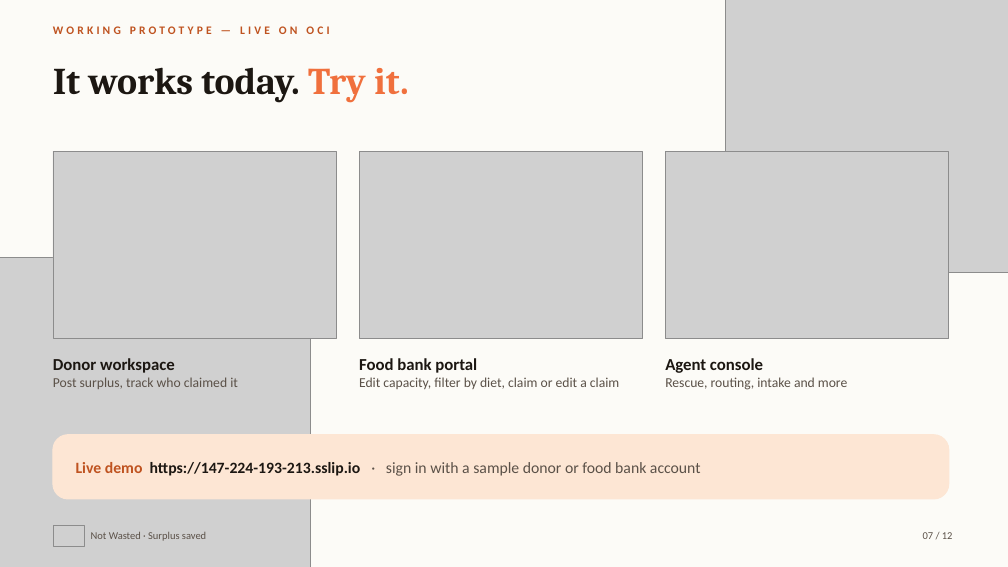
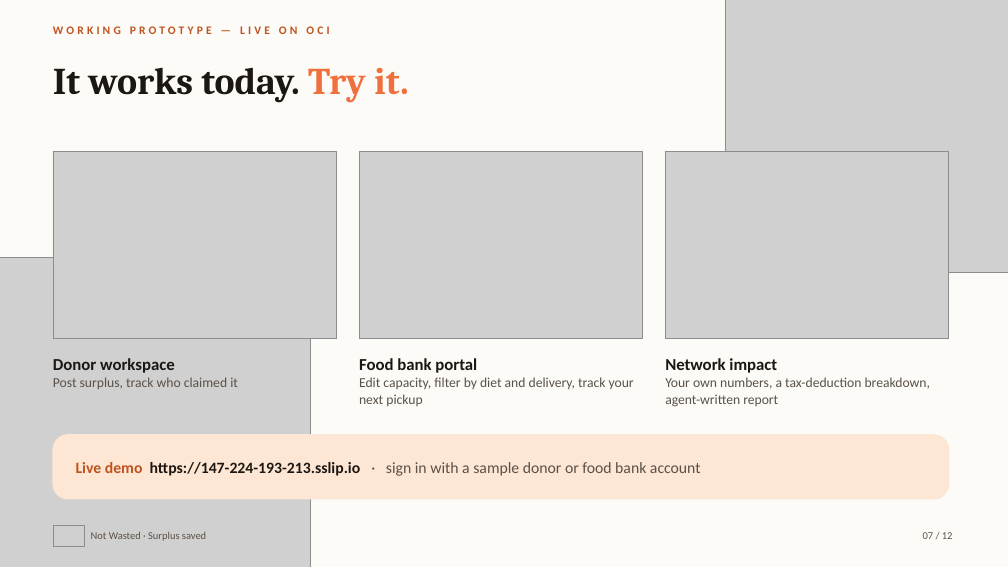
Before and after one commit to ShivanshShalabh/not-wasted, a slide deck: slide 7 of hackcathons/Not-Wasted-Pitch.pptx. Drawn at 1008x567 pixels with LibreOffice and Linux fonts; fonts in the diff are those of the drawing; grey boxes stand for pictures. Boxes give left, top, right and bottom in pixels: in the first picture for what was removed or moved away, otherwise in the second. Text is boxed around its words. In the diff, an @@ line names an element or a change of style, - is before the commit and + after.

```diff
--- a/hackcathons/Not-Wasted-Pitch.pptx
+++ b/hackcathons/Not-Wasted-Pitch.pptx
@@ text at box(665, 358, 930, 407): text changed @@
-Agent console
-Rescue, routing, intake and more
+Network impact
+Your own numbers, a tax-deduction breakdown, agent-written report
@@ text at box(359, 377, 634, 406): text changed @@
-Edit capacity, filter by diet, claim or edit a claim
+Edit capacity, filter by diet and delivery, track your next pickup
```
Also in this commit, not shown: 3 other slides changed.
